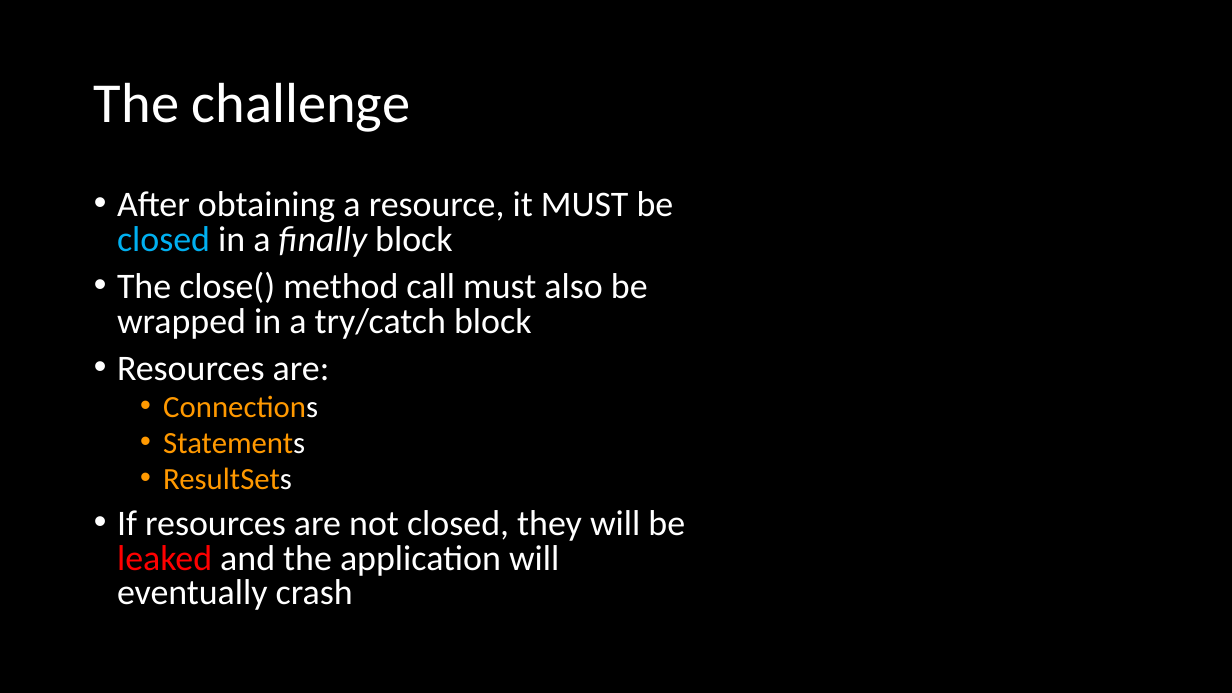
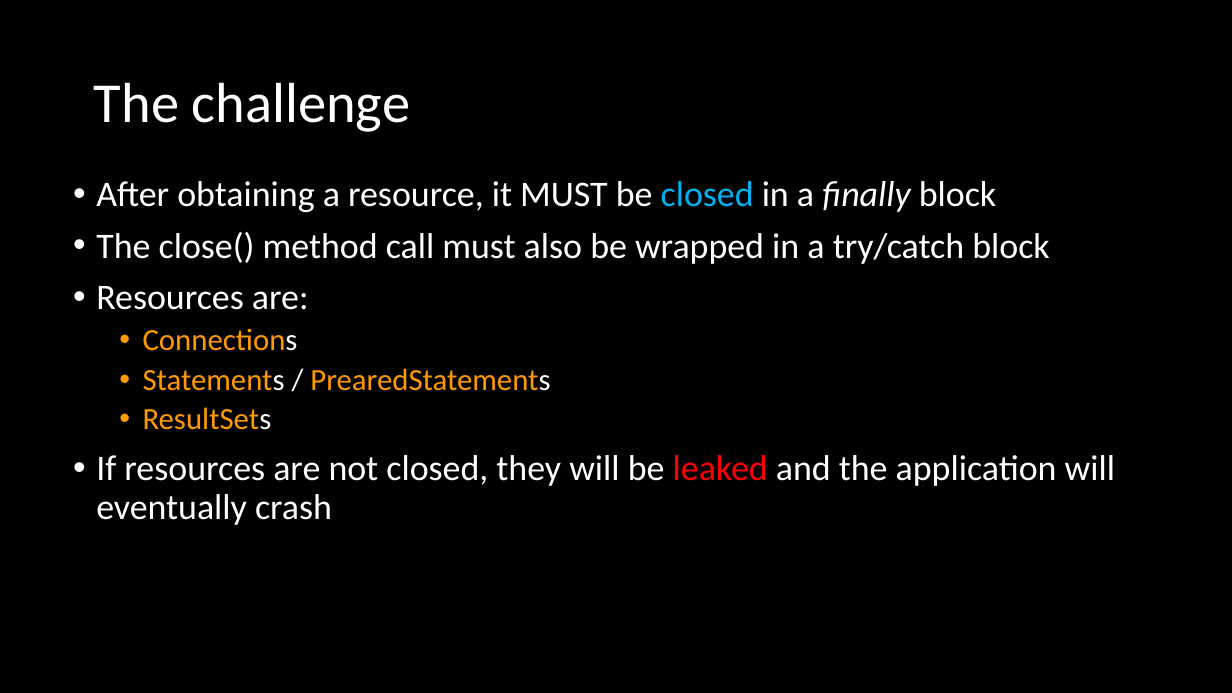
Before and after one commit to ckiefriter1/PT-BESD, a slide deck: slide 17 of Week9/W3.02. Transactions and JDBC.pptx (slide 16 before the commit). Drawn at 1232x693 pixels with LibreOffice and Linux fonts; fonts in the diff are those of the drawing. Boxes give left, top, right and bottom in pixels: in the first picture for what was removed or moved away, otherwise in the second. Text is boxed around its words. In the diff, an @@ line names an element or a change of style, - is before the commit and + after.

```diff
--- a/Week9/W3.02. Transactions and JDBC.pptx
+++ b/Week9/W3.02. Transactions and JDBC.pptx
@@ text "After obtaining a resource, it ...": place and size @@
-text "After obtaining a resource, it ..." at bbox=[117, 191, 685, 610]
+text "After obtaining a resource, it ..." at bbox=[96, 181, 1115, 525]
@@ text at bbox=[96, 181, 1115, 525]: line spacing 0.8 to 0.9 @@
@@ text at bbox=[143, 368, 550, 391]: text changed @@
-  • Statements
+  • Statements / PrearedStatements
```
Also in this commit, not shown: 14 other slides changed, 1 slide added, 6 other files.
